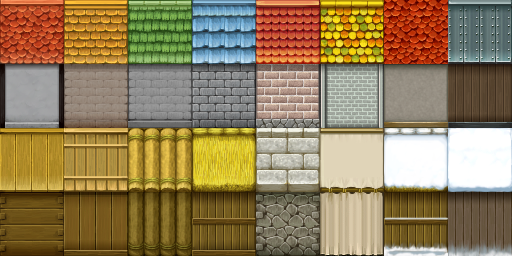
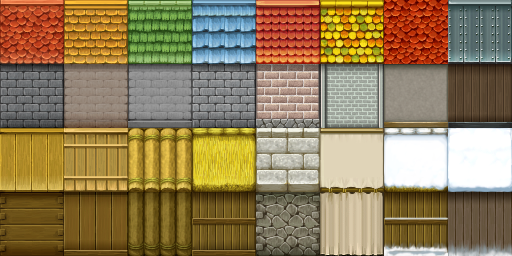
Before/after of a 512x256 layered artwork. What changed in the layer stack:
added layer "Bricks 2" (multiply, 50%) above "Bricks" over [0, 64, 64, 128]
added layer "Bricks" (grain merge) above "Pasted Layer #1" over [0, 64, 64, 128]
added layer "Pasted Layer #1" above "Pasted Layer" over [0, 116, 64, 128]
added layer "No Black Border" above "Outside_A3.png" over [0, 64, 64, 128]
